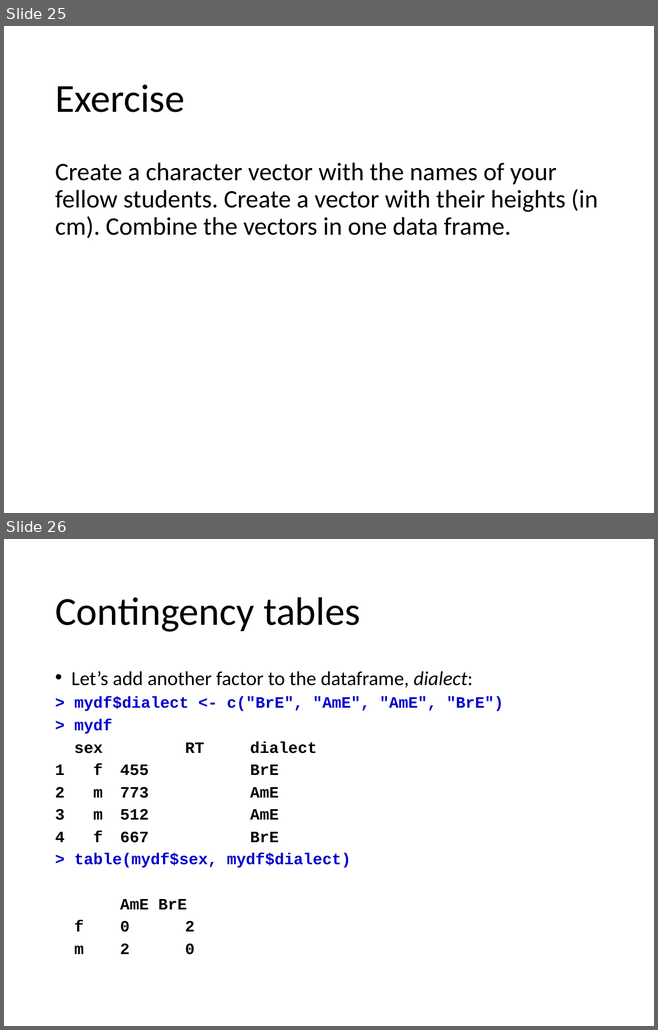
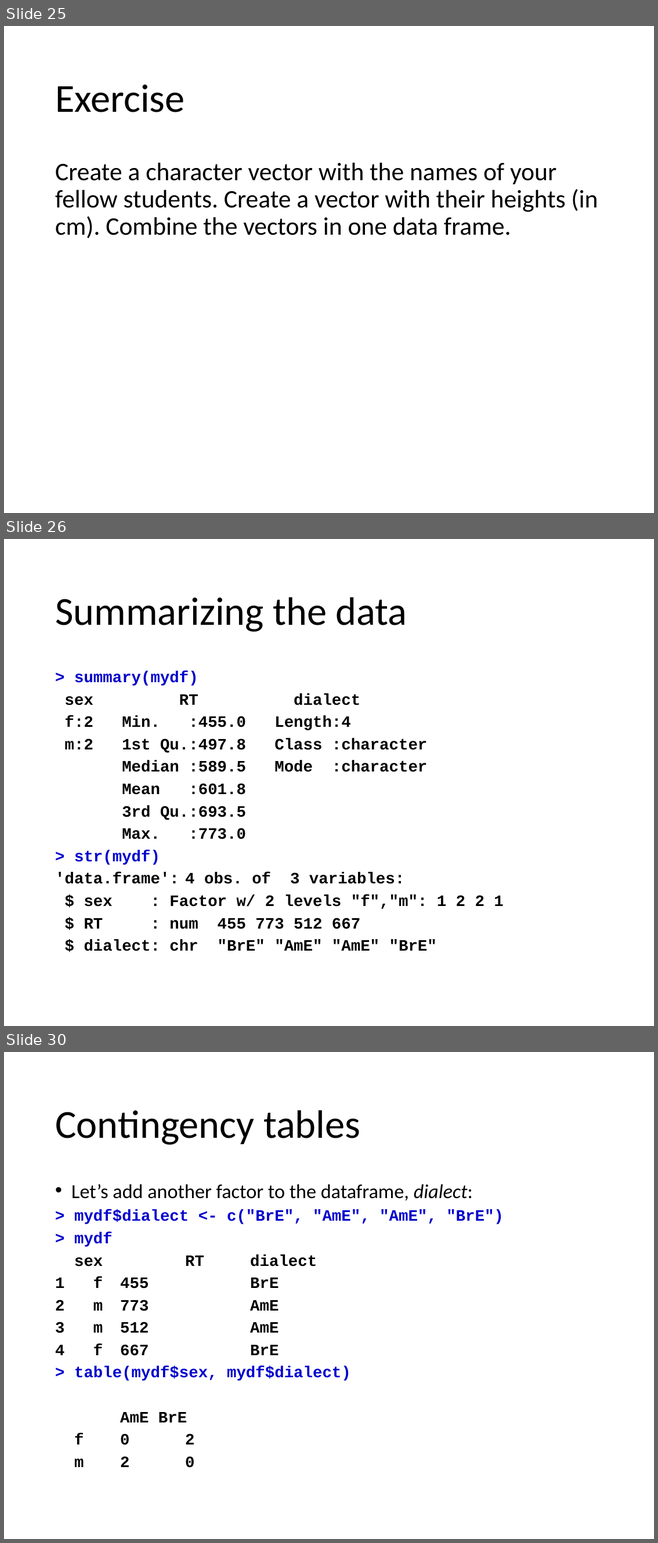
Before and after one commit to levshina/Jena, a slide deck: Intro_R.pptx. Shown one above the other, each under a label of ours: slides 25 and 26 before the commit, slides 25, 26 and 30 after it; the slides between them are not shown. The pictures are 658x1030 and 658x1543 pixels, drawn with LibreOffice and Linux fonts; fonts in the diff are those of the drawing. Boxes give left, top, right and bottom in pixels: in the first picture for what was removed or moved away, otherwise in the second. Text is boxed around its words. In the diff, an @@ line names an element or a change of style, - is before the commit and + after.

```diff
--- a/Intro_R.pptx
+++ b/Intro_R.pptx
@@ slide 26 added at [4,539,654,1026], background #FFFFFF @@
@@ title added at [55,597,407,632], 44 pt, text #000000 @@
+Summarizing the data
@@ text added at [55,671,503,951], 17.6 pt, text #000000, bold @@
+> summary(mydf)
+sex RT dialect
+f:2 Min. :455.0 Length:4
+m:2 1st Qu.:497.8 Class :character
+Median :589.5 Mode :character
+Mean :601.8
+3rd Qu.:693.5
+Max. :773.0
+> str(mydf)
+'data.frame': 4 obs. of 3 variables:
+$ sex : Factor w/ 2 levels "f","m": 1 2 2 1
+$ RT : num 455 773 512 667
+$ dialect: chr "BrE" "AmE" "AmE" "BrE"
@@ what was slide 26 is now slide 30 @@
```
Also in this commit, not shown: 3 other slides added.
